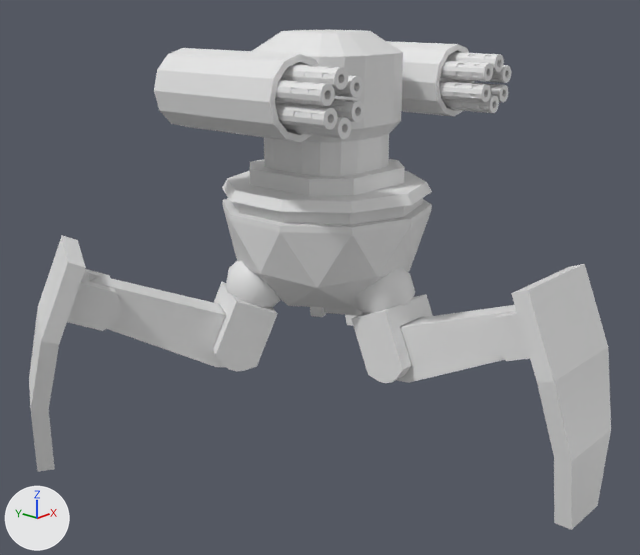
One commit to the Blender file mechanizedBrigade.blend: the scene before it, then after it.
Before and after are seen from a 50 mm camera at (-6.26, -3.22, 3.07) aimed at (-0.38, 1.98, 0.63). The axes (+X, +Y, +Z) are drawn at lower left. The lights are the same throughout.

Script lines for the objects in view, before the commit:
```python
ob_cylinder_016 = bpy.data.objects.new('Cylinder.016', me_cylinder_031)
ob_cylinder_016.location = (0.001, 1.2, 0.045)
ob_cylinder_016.rotation_euler = (-1.571, 1.162, -1.571)  # degrees (-90, 67, -90)
ob_cylinder_016.scale = (0.258, 0.258, 0.175)
ob_cylinder_020 = bpy.data.objects.new('Cylinder.020', me_cylinder_037)
ob_cylinder_020.location = (1.092, 2.229, 2.344)
ob_cylinder_020.rotation_euler = (-1.571, 3.142, 0.0)  # degrees (-90, 180, 0)
ob_cylinder_020.scale = (0.339, 0.339, 0.689)
ob_cylinder_021 = bpy.data.objects.new('Cylinder.021', me_cylinder_039)
ob_cylinder_021.location = (0.939, 1.517, 2.452)
ob_cylinder_021.rotation_euler = (-1.571, 3.142, 0.0)  # degrees (-90, 180, 0)
ob_cylinder_021.scale = (0.0812, 0.0812, 0.235)
ob_cylinder_022 = bpy.data.objects.new('Cylinder.022', me_cylinder_039)
ob_cylinder_022.location = (1.121, 1.517, 2.523)
ob_cylinder_022.rotation_euler = (-1.571, 3.142, 0.0)  # degrees (-90, 180, 0)
ob_cylinder_022.scale = (0.0812, 0.0812, 0.235)
ob_cylinder_023 = bpy.data.objects.new('Cylinder.023', me_cylinder_039)
ob_cylinder_023.location = (1.274, 1.517, 2.416)
ob_cylinder_023.rotation_euler = (-1.571, 3.142, 0.0)  # degrees (-90, 180, 0)
ob_cylinder_023.scale = (0.0812, 0.0812, 0.235)
ob_cylinder_024 = bpy.data.objects.new('Cylinder.024', me_cylinder_039)
ob_cylinder_024.location = (1.241, 1.517, 2.241)
ob_cylinder_024.rotation_euler = (-1.571, 3.142, 0.0)  # degrees (-90, 180, 0)
ob_cylinder_024.scale = (0.0812, 0.0812, 0.235)
ob_cylinder_025 = bpy.data.objects.new('Cylinder.025', me_cylinder_039)
ob_cylinder_025.location = (1.077, 1.517, 2.153)
ob_cylinder_025.rotation_euler = (-1.571, 3.142, 0.0)  # degrees (-90, 180, 0)
ob_cylinder_025.scale = (0.0812, 0.0812, 0.235)
ob_cylinder_026 = bpy.data.objects.new('Cylinder.026', me_cylinder_039)
ob_cylinder_026.location = (0.92, 1.517, 2.265)
ob_cylinder_026.rotation_euler = (-1.571, 3.142, 0.0)  # degrees (-90, 180, 0)
ob_cylinder_026.scale = (0.0812, 0.0812, 0.235)
# also in view: 'Cylinder.017' at (-1.34, 2.99, 0.21); 'Cube.021' at (-1.97, 3.36, 0.54); 'Cube.018' at (-0.77, 2.67, 0.11); 'Cube.020' at (0.0, -0.04, 0.54); 'Plane.002' at (-2.2, 3.47, 0.0)
```
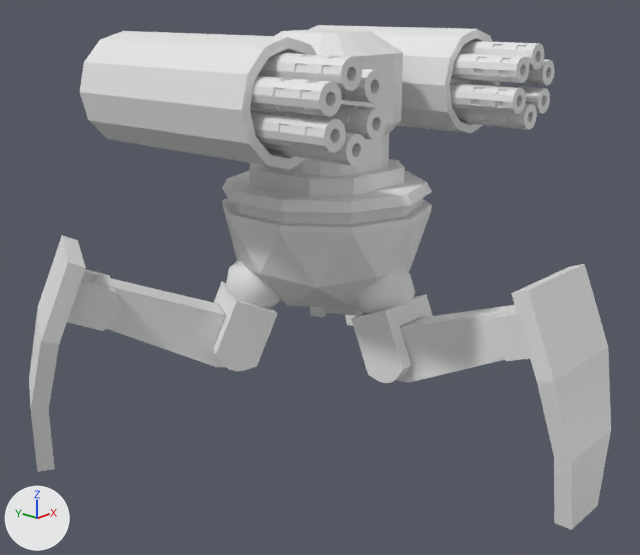
Changed parts and their boxes [x1, y1, x2, y2] in the pictures (640 x 555 px):
'Cylinder.020', moved, rescaled (31% wider, 42% taller)
    before: [154, 41, 475, 142]
    after: [80, 25, 500, 169]
'Cylinder.022', moved, rescaled (28% wider, 31% taller)
    before: [280, 52, 504, 90]
    after: [257, 41, 544, 91]
'Cylinder.024', moved, rescaled (29% wider, 44% taller)
    before: [275, 81, 508, 130]
    after: [250, 82, 550, 153]
'Cylinder.025', moved, rescaled (28% wider, 40% taller)
    before: [282, 95, 499, 139]
    after: [260, 104, 537, 166]
'Cylinder.026', moved, rescaled (25% wider, 38% taller)
    before: [290, 81, 491, 122]
    after: [274, 83, 526, 140]
'Cylinder.023', moved, rescaled (29% wider, 38% taller)
    before: [275, 65, 511, 106]
    after: [250, 60, 555, 117]
'Cylinder.021', moved, rescaled (18% wider, 32% taller)
    before: [334, 61, 493, 98]
    after: [341, 54, 529, 103]

The change in detail:
Object 'Cylinder.020' (ob_cylinder_020) moves from (1.092, 2.229, 2.344) to (1.293, 2.475, 2.322).
Object 'Cylinder.020' (ob_cylinder_020) is rescaled from (0.339, 0.339, 0.689) to (0.496, 0.496, 1.01).
Object 'Cylinder.021' (ob_cylinder_021) moves from (0.939, 1.517, 2.452) to (1.07, 1.435, 2.48).
Object 'Cylinder.021' (ob_cylinder_021) is rescaled from (0.0812, 0.0812, 0.235) to (0.119, 0.119, 0.344).
Object 'Cylinder.022' (ob_cylinder_022) moves from (1.121, 1.517, 2.523) to (1.335, 1.435, 2.584).
Object 'Cylinder.022' (ob_cylinder_022) is rescaled from (0.0812, 0.0812, 0.235) to (0.119, 0.119, 0.344).
Object 'Cylinder.023' (ob_cylinder_023) moves from (1.274, 1.517, 2.416) to (1.56, 1.435, 2.428).
Object 'Cylinder.023' (ob_cylinder_023) is rescaled from (0.0812, 0.0812, 0.235) to (0.119, 0.119, 0.344).
Object 'Cylinder.024' (ob_cylinder_024) moves from (1.241, 1.517, 2.241) to (1.512, 1.435, 2.171).
Object 'Cylinder.024' (ob_cylinder_024) is rescaled from (0.0812, 0.0812, 0.235) to (0.119, 0.119, 0.344).
Object 'Cylinder.025' (ob_cylinder_025) moves from (1.077, 1.517, 2.153) to (1.271, 1.435, 2.043).
Object 'Cylinder.025' (ob_cylinder_025) is rescaled from (0.0812, 0.0812, 0.235) to (0.119, 0.119, 0.344).
Object 'Cylinder.026' (ob_cylinder_026) moves from (0.92, 1.517, 2.265) to (1.042, 1.435, 2.207).
Object 'Cylinder.026' (ob_cylinder_026) is rescaled from (0.0812, 0.0812, 0.235) to (0.119, 0.119, 0.344).
